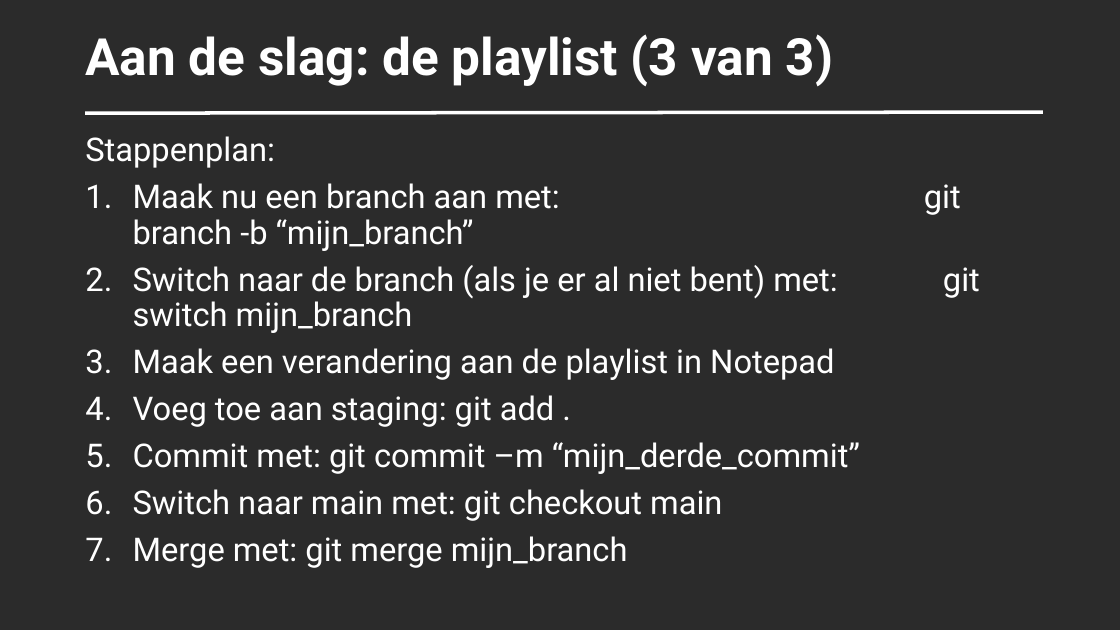
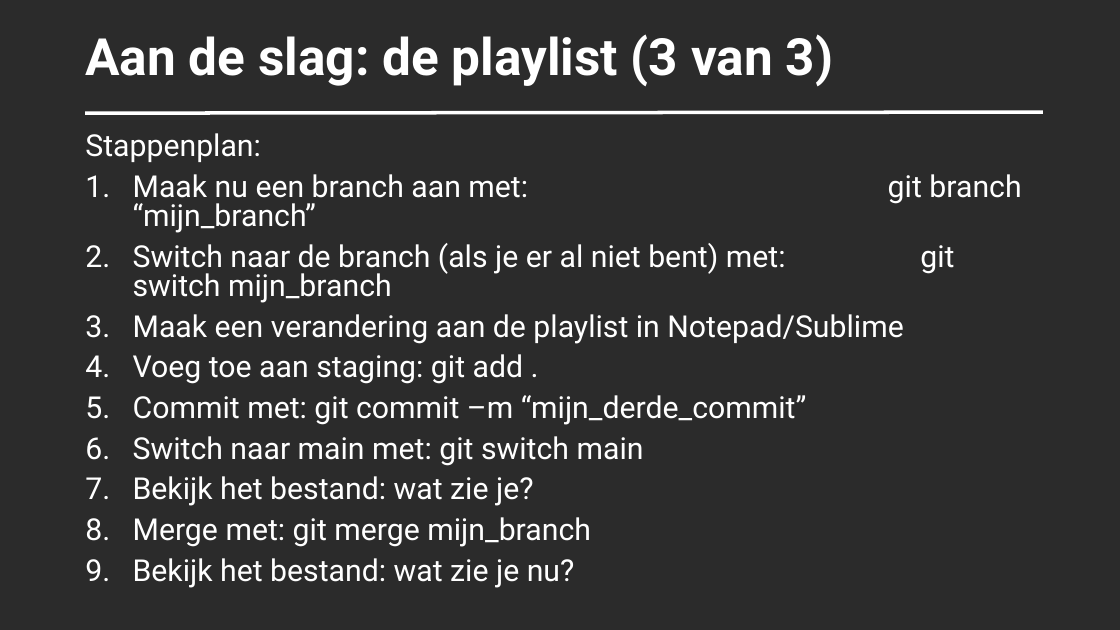
Before and after one commit to SUPERPNL/GIT-Cursus-SxBlue-2026, a slide deck: slide 11 of docs/20261101_gitcursus_SxBlue.pptx. Drawn at 1120x630 pixels with LibreOffice and Linux fonts; fonts in the diff are those of the drawing; background and template pictures are left out; a plain dark background stands for a picture behind light text. Boxes give left, top, right and bottom in pixels: in the first picture for what was removed or moved away, otherwise in the second. Text is boxed around its words. In the diff, an @@ line names an element or a change of style, - is before the commit and + after.

```diff
--- a/docs/20261101_gitcursus_SxBlue.pptx
+++ b/docs/20261101_gitcursus_SxBlue.pptx
@@ text at bbox=[85, 133, 954, 547]: size 28 to 25.9 pt in "Stappenplan:", "Switch naar de branch (als je er ...", "Voeg toe aan staging: git add .", "Commit met: git commit –m “mijn_derde_commit”" and 1 more places; line spacing 0.9 to 0.8 @@
@@ text at bbox=[133, 174, 1021, 233]: text changed; size 28 to 25.9 pt @@
-1. Maak nu een branch aan met: git branch -b “mijn_branch”
+1. Maak nu een branch aan met: git branch “mijn_branch”
@@ text at bbox=[133, 314, 903, 344]: text changed; size 28 to 25.9 pt @@
-3. Maak een verandering aan de playlist in Notepad
+3. Maak een verandering aan de playlist in Notepad/Sublime
@@ text at bbox=[133, 436, 644, 506]: text changed; size 28 to 25.9 pt @@
-6. Switch naar main met: git checkout main
+6. Switch naar main met: git switch main
+7. Bekijk het bestand: wat zie je?
@@ text at bbox=[133, 558, 575, 588]: paragraph added @@
+9. Bekijk het bestand: wat zie je nu?
```
Also in this commit, not shown: 6 other slides changed, 11 slides removed, 1 other file.
